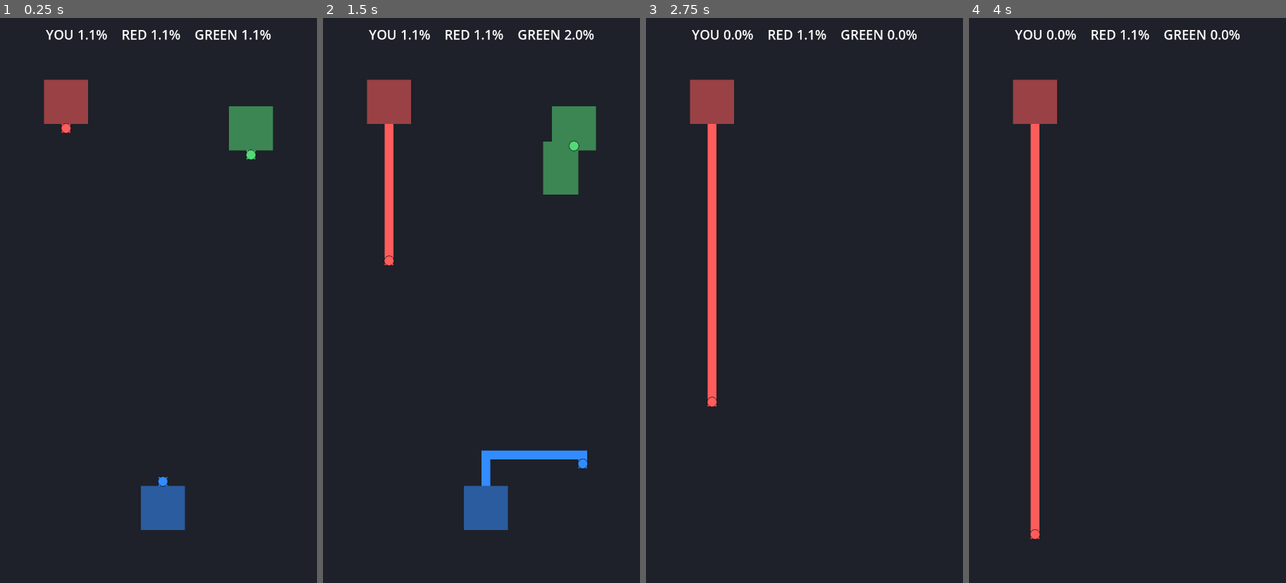
Above: before the commit, frames 1-4 (left to right).
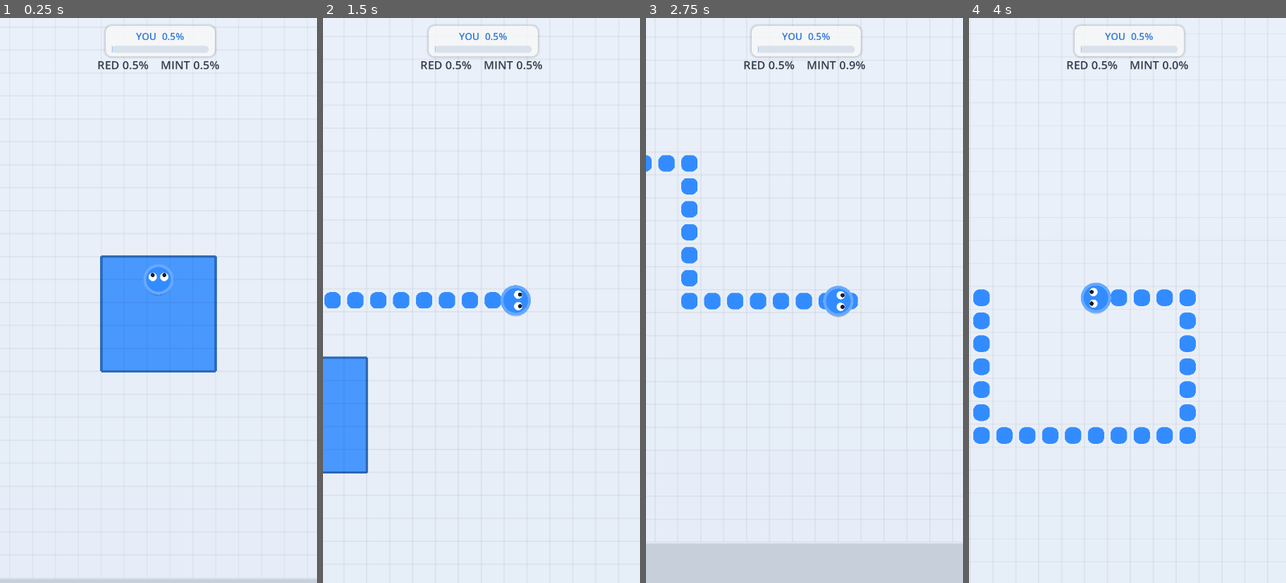
Above: after the commit, the same moments.

Repository: Tourist105/inkland
Game: Godot game, scene res://scenes/Main.tscn
The game is run twice, just before and just after one commit, with the same random seed, the same clock (stepped at 60 frames per second) and the same inputs.
Inputs (mouse positions are in pixels of both pictures, inside the frame that each line leads up to):
- Up to frame 1 (0.25 s): no input
- Up to frame 2 (1.5 s): move the mouse to (551, 272) at 0.52 s; hold Right (ui_right) 0.53-1.25 s; click (551, 272) at 0.67 s; drag from (418, 328) to (465, 413) at 1.27 s
- Up to frame 3 (2.75 s): move the mouse to (836, 176) at 2.02 s; hold Right (ui_right) from 2.03 s (still down)
- Up to frame 4 (4 s): release Right (ui_right) at 2.75 s; drag from (1111, 413) to (1032, 215) at 2.77 s; move the mouse to (1222, 385) at 3.52 s; hold Left (ui_left) from 3.53 s (still down)

The runs differ from the first frame. In frame 1, 100% of the frame differs, in the area x 0-100%, y 0-100%; in frame 2, 100%; in frame 3, 100%; in frame 4, 100%.

Commit message:
Inkland: camera follow+zoom, smooth movement, prettier visuals

Diff:
--- a/scenes/Main.tscn
+++ b/scenes/Main.tscn
@@ -1,17 +1,67 @@
-[gd_scene load_steps=2 format=3]
+[gd_scene load_steps=4 format=3]
 
 [ext_resource type="Script" path="res://scripts/Arena.gd" id="1_arena"]
 
+[sub_resource type="StyleBoxFlat" id="panel_style"]
+bg_color = Color(1, 1, 1, 0.82)
+content_margin_left = 14.0
+content_margin_top = 8.0
+content_margin_right = 14.0
+content_margin_bottom = 8.0
+corner_radius_top_left = 14
+corner_radius_top_right = 14
+corner_radius_bottom_right = 14
+corner_radius_bottom_left = 14
+shadow_color = Color(0, 0, 0, 0.15)
+shadow_size = 6
+
+[sub_resource type="StyleBoxFlat" id="track_style"]
+bg_color = Color(0.85, 0.88, 0.92, 1)
+corner_radius_top_left = 8
+corner_radius_top_right = 8
+corner_radius_bottom_right = 8
+corner_radius_bottom_left = 8
+
 [node name="Arena" type="Node2D"]
 script = ExtResource("1_arena")
+
+[node name="Camera2D" type="Camera2D" parent="."]
 
 [node name="HUD" type="CanvasLayer" parent="."]
 
 [node name="Info" type="Label" parent="HUD"]
 offset_left = 16.0
-offset_top = 16.0
+offset_top = 88.0
 offset_right = 704.0
-offset_bottom = 64.0
-theme_override_font_sizes/font_size = 30
-text = "YOU  RED  GREEN"
+offset_bottom = 124.0
+theme_override_font_sizes/font_size = 26
+text = "RED  MINT"
 horizontal_alignment = 1
+
+[node name="Panel" type="PanelContainer" parent="HUD"]
+offset_left = 240.0
+offset_top = 18.0
+offset_right = 480.0
+offset_bottom = 78.0
+theme_override_styles/panel = SubResource("panel_style")
+
+[node name="VBox" type="VBoxContainer" parent="HUD/Panel"]
+layout_mode = 2
+theme_override_constants/separation = 6
+
+[node name="PctLabel" type="Label" parent="HUD/Panel/VBox"]
+layout_mode = 2
+theme_override_font_sizes/font_size = 22
+text = "YOU  0.0%"
+horizontal_alignment = 1
+
+[node name="Bar" type="PanelContainer" parent="HUD/Panel/VBox"]
+custom_minimum_size = Vector2(220, 16)
+layout_mode = 2
+theme_override_styles/panel = SubResource("track_style")
+
+[node name="Fill" type="ColorRect" parent="HUD/Panel/VBox/Bar"]
+custom_minimum_size = Vector2(0, 16)
+layout_mode = 2
+size_flags_horizontal = 0
+color = Color(0.2, 0.55, 1, 1)
--- a/scripts/Arena.gd
+++ b/scripts/Arena.gd
@@ -9,15 +9,23 @@
 ##
 ## This is the legal, original re-implementation of the territory-capture
 ## mechanic — own code, own art. No assets or trade dress from any other app.
+##
+## Rendering notes: the simulation runs on a fixed grid tick. The view is a
+## Camera2D that smoothly chases the human head, so you play zoomed in on your
+## character rather than seeing the whole board. Heads + trail-fronts are lerped
+## between grid cells across each tick so motion looks fluid, not steppy.
 
 const InkPlayer = preload("res://scripts/Player.gd")
 
-const W := 36
-const H := 64
+const W := 56
+const H := 96
 const CELL := 20.0
-const TICK := 0.08          # seconds the head spends crossing one cell
+const TICK := 0.10          # seconds the head spends crossing one cell
 const RESPAWN := 1.6
 const START_RADIUS := 2
+
+const CAM_ZOOM := 2.6       # >1 zooms in (paper.io-style close view)
+const CAM_LERP := 6.0       # camera follow stiffness
 
 var grid: PackedByteArray          # owner id per cell, 0 = neutral
 var trail_owner: PackedByteArray   # active-trail owner per cell, 0 = none
@@ -26,7 +34,22 @@
 var _accum := 0.0
 var _swipe_start := Vector2.ZERO
 
+# A vibrant-but-original flat palette. Index 0 = neutral (unused as a fill).
+var _palette := [
+	Color(0.20, 0.55, 1.00),   # human  — azure
+	Color(1.00, 0.42, 0.42),   # bot 1  — coral
+	Color(0.30, 0.82, 0.55),   # bot 2  — mint
+]
+# Background & grid tones for a clean modern look.
+const BG_TOP := Color(0.96, 0.97, 0.99)
+const BG_BOT := Color(0.90, 0.93, 0.97)
+const GRID_LINE := Color(0.0, 0.0, 0.0, 0.045)
+const VOID := Color(0.78, 0.81, 0.86)   # outside-the-board frame
+
+@onready var cam: Camera2D = $Camera2D
 @onready var info: Label = $HUD/Info
+@onready var pct_fill: ColorRect = $HUD/Panel/VBox/Bar/Fill
+@onready var pct_label: Label = $HUD/Panel/VBox/PctLabel
 
 func _ready() -> void:
 	grid = PackedByteArray()
@@ -34,6 +57,11 @@
 	trail_owner = PackedByteArray()
 	trail_owner.resize(W * H)
 	_spawn_players()
+	if cam != null:
+		cam.zoom = Vector2(CAM_ZOOM, CAM_ZOOM)
+		cam.position = _cell_center(human.cx, human.cy)
+		cam.make_current()
+	_tint_hud()
 	_update_info()
 
 func idx(x: int, y: int) -> int:
@@ -45,19 +73,17 @@
 func _player(id: int) -> InkPlayer:
 	return players[id - 1]
 
+func _cell_center(x: int, y: int) -> Vector2:
+	return Vector2(x * CELL + CELL * 0.5, y * CELL + CELL * 0.5)
+
 # ---------------------------------------------------------------- spawning ---
 
 func _spawn_players() -> void:
-	var palette := [
-		Color(0.20, 0.55, 1.00),   # human  — blue
-		Color(1.00, 0.36, 0.36),   # bot 1  — red
-		Color(0.33, 0.85, 0.47),   # bot 2  — green
-	]
-	var homes := [Vector2i(W / 2, H - 9), Vector2i(7, 9), Vector2i(W - 8, 12)]
+	var homes := [Vector2i(W / 2, H - 12), Vector2i(9, 12), Vector2i(W - 10, 16)]
 	for i in 3:
 		var p := InkPlayer.new()
 		p.id = i + 1
-		p.color = palette[i]
+		p.color = _palette[i]
 		p.is_human = (i == 0)
 		p.home = homes[i]
 		players.append(p)
@@ -68,6 +94,8 @@
 	p.alive = true
 	p.cx = p.home.x
 	p.cy = p.home.y
+	p.prev_cx = p.cx
+	p.prev_cy = p.cy
 	p.dir = Vector2i.UP if p.is_human else Vector2i.DOWN
 	p.pending_dir = Vector2i.ZERO
 	p.is_out = false
@@ -85,7 +113,12 @@
 	while _accum >= TICK:
 		_accum -= TICK
 		_tick()
+	_update_camera(delta)
 	queue_redraw()
+
+## 0..1 progress of the current head through the cell it is moving into.
+func _tick_alpha() -> float:
+	return clampf(_accum / TICK, 0.0, 1.0)
 
 func _tick() -> void:
 	for p in players:
@@ -103,6 +136,10 @@
 	if p.pending_dir != Vector2i.ZERO and p.pending_dir != -p.dir:
 		p.dir = p.pending_dir
 	p.pending_dir = Vector2i.ZERO
+
+	# Record where we were, for visual interpolation this tick.
+	p.prev_cx = p.cx
+	p.prev_cy = p.cy
 
 	var nx := p.cx + p.dir.x
 	var ny := p.cy + p.dir.y
@@ -236,6 +273,22 @@
 				human.pending_dir = Vector2i.DOWN if d.y > 0.0 else Vector2i.UP
 			_swipe_start = event.position
 
+# ------------------------------------------------------------------- camera --
+
+func _update_camera(delta: float) -> void:
+	if cam == null or human == null:
+		return
+	# Follow the human's *interpolated* head so the camera glides.
+	var target := _head_visual(human)
+	var t := clampf(CAM_LERP * delta, 0.0, 1.0)
+	cam.position = cam.position.lerp(target, t)
+
+## The smoothed on-screen position of a player's head this frame.
+func _head_visual(p: InkPlayer) -> Vector2:
+	var from := _cell_center(p.prev_cx, p.prev_cy)
+	var to := _cell_center(p.cx, p.cy)
+	return from.lerp(to, _tick_alpha())
+
 # ------------------------------------------------------------------- render --
 
 func _update_info() -> void:
@@ -244,27 +297,135 @@
 		counts[grid[i]] += 1
 	var total := float(W * H)
 	if info != null:
-		info.text = "YOU %.1f%%    RED %.1f%%    GREEN %.1f%%" % [
-			counts[1] / total * 100.0,
+		info.text = "RED %.1f%%    MINT %.1f%%" % [
 			counts[2] / total * 100.0,
 			counts[3] / total * 100.0,
 		]
+	var you: float = float(counts[1]) / total * 100.0
+	if pct_label != null:
+		pct_label.text = "YOU  %.1f%%" % you
+	if pct_fill != null:
+		# Bar fill width tracks the human's share (0..100% of a 220px track).
+		pct_fill.custom_minimum_size = Vector2(220.0 * clampf(you / 100.0, 0.0, 1.0), 16.0)
+
+func _tint_hud() -> void:
+	if info != null:
+		info.add_theme_color_override("font_color", Color(0.20, 0.23, 0.30))
+	if pct_label != null:
+		pct_label.add_theme_color_override("font_color", _palette[0].darkened(0.15))
+	if pct_fill != null:
+		pct_fill.color = _palette[0]
 
 func _draw() -> void:
-	draw_rect(Rect2(0, 0, W * CELL, H * CELL), Color(0.12, 0.13, 0.16))
+	var board := Rect2(0, 0, W * CELL, H * CELL)
+	# Void frame behind/around the board.
+	draw_rect(Rect2(-CELL * 4, -CELL * 4, board.size.x + CELL * 8, board.size.y + CELL * 8), VOID)
+	# Soft vertical gradient background for the playfield.
+	_draw_vgradient(board, BG_TOP, BG_BOT)
+
+	# Territory fills (flat) plus a darker outline on each region's exposed
+	# edges — gives a clean, modern, slightly rounded silhouette.
 	for y in range(H):
 		for x in range(W):
 			var o := grid[idx(x, y)]
-			if o != 0:
-				var col: Color = players[o - 1].color
-				col.a = 0.55
-				draw_rect(Rect2(x * CELL, y * CELL, CELL, CELL), col)
+			if o == 0:
+				continue
+			var base: Color = players[o - 1].color
+			var fill := base
+			fill.a = 0.88
+			draw_rect(Rect2(x * CELL, y * CELL, CELL, CELL), fill)
+	_draw_region_outlines()
+
+	# Subtle grid lines for the paper-grid feel (drawn over fills, faint).
+	for x in range(W + 1):
+		draw_line(Vector2(x * CELL, 0), Vector2(x * CELL, H * CELL), GRID_LINE, 1.0)
+	for y in range(H + 1):
+		draw_line(Vector2(0, y * CELL), Vector2(W * CELL, y * CELL), GRID_LINE, 1.0)
+
+	# Active trails: bright, rounded, slightly inset.
 	for i in trail_owner.size():
 		var t := trail_owner[i]
 		if t != 0:
-			draw_rect(Rect2((i % W) * CELL, (i / W) * CELL, CELL, CELL), players[t - 1].color)
+			var c: Color = players[t - 1].color
+			var x := i % W
+			var y := i / W
+			var pad := CELL * 0.14
+			_draw_rounded(Rect2(x * CELL + pad, y * CELL + pad, CELL - pad * 2, CELL - pad * 2), c, CELL * 0.28)
+
+	# Heads — interpolated, with a soft drop shadow and (for the human) a face.
 	for p in players:
 		if p.alive:
-			var c := Vector2(p.cx * CELL + CELL * 0.5, p.cy * CELL + CELL * 0.5)
-			draw_circle(c, CELL * 0.55, p.color)
-			draw_circle(c, CELL * 0.55, Color(0, 0, 0, 0.5), false, 2.0)
+			_draw_head(p)
+
+func _draw_head(p: InkPlayer) -> void:
+	var c := _head_visual(p)
+	var r := CELL * 0.6
+	# Shadow.
+	draw_circle(c + Vector2(0, r * 0.18), r, Color(0, 0, 0, 0.16))
+	# Body.
+	draw_circle(c, r, p.color)
+	draw_circle(c, r, p.color.lightened(0.25), false, 2.5)
+	if p.is_human:
+		_draw_face(c, r, p.dir)
+
+## Two simple eyes that look in the direction of travel — original, genre-typical.
+func _draw_face(c: Vector2, r: float, dir: Vector2i) -> void:
+	var look := Vector2(dir.x, dir.y)
+	if look == Vector2.ZERO:
+		look = Vector2.UP
+	# Perpendicular axis to place the two eyes side by side.
+	var perp := Vector2(-look.y, look.x)
+	var eye_off := perp * r * 0.42
+	var fwd := look * r * 0.18
+	var eye_r := r * 0.30
+	var pupil_r := r * 0.15
+	var pupil_shift := look * eye_r * 0.45
+	for s: float in [1.0, -1.0]:
+		var ec: Vector2 = c + eye_off * s + fwd
+		draw_circle(ec, eye_r, Color.WHITE)
+		draw_circle(ec + pupil_shift, pupil_r, Color(0.10, 0.12, 0.18))
+
+# --- drawing helpers ---------------------------------------------------------
+
+func _draw_vgradient(rect: Rect2, top: Color, bot: Color) -> void:
+	# Cheap vertical gradient via a few horizontal bands.
+	var bands := 24
+	var bh := rect.size.y / bands
+	for b in range(bands):
+		var ct := top.lerp(bot, float(b) / float(bands - 1))
+		draw_rect(Rect2(rect.position.x, rect.position.y + b * bh, rect.size.x, bh + 1.0), ct)
+
+func _owned(x: int, y: int, owner: int) -> bool:
+	return in_bounds(x, y) and grid[idx(x, y)] == owner
+
+## Draw a darker border line along every edge where an owned cell meets a cell
+## of a different owner. Cheap, robust, and gives each region a crisp outline.
+func _draw_region_outlines() -> void:
+	for y in range(H):
+		for x in range(W):
+			var o := grid[idx(x, y)]
+			if o == 0:
+				continue
+			var edge: Color = players[o - 1].color.darkened(0.30)
+			edge.a = 0.9
+			var ox := x * CELL
+			var oy := y * CELL
+			if not _owned(x, y - 1, o):
+				draw_line(Vector2(ox, oy), Vector2(ox + CELL, oy), edge, 2.0)
+			if not _owned(x, y + 1, o):
+				draw_line(Vector2(ox, oy + CELL), Vector2(ox + CELL, oy + CELL), edge, 2.0)
+			if not _owned(x - 1, y, o):
+				draw_line(Vector2(ox, oy), Vector2(ox, oy + CELL), edge, 2.0)
+			if not _owned(x + 1, y, o):
+				draw_line(Vector2(ox + CELL, oy), Vector2(ox + CELL, oy + CELL), edge, 2.0)
+
+## A rounded-rect fill approximated by a plus-shape of two rects plus corner
+## discs — used for trail segments so the active line reads soft, not blocky.
+func _draw_rounded(rect: Rect2, col: Color, r: float) -> void:
+	r = minf(r, minf(rect.size.x, rect.size.y) * 0.5)
+	draw_rect(Rect2(rect.position.x + r, rect.position.y, rect.size.x - 2 * r, rect.size.y), col)
+	draw_rect(Rect2(rect.position.x, rect.position.y + r, rect.size.x, rect.size.y - 2 * r), col)
+	draw_circle(rect.position + Vector2(r, r), r, col)
+	draw_circle(rect.position + Vector2(rect.size.x - r, r), r, col)
+	draw_circle(rect.position + Vector2(r, rect.size.y - r), r, col)
+	draw_circle(rect.position + Vector2(rect.size.x - r, rect.size.y - r), r, col)
--- a/scripts/Player.gd
+++ b/scripts/Player.gd
@@ -20,3 +20,9 @@
 var trail: Array[Vector2i] = []
 
 var respawn_in: float = 0.0
+
+## Visual interpolation: previous cell the head occupied last tick.
+## The renderer lerps from (prev_cx, prev_cy) to (cx, cy) across one TICK so
+## movement reads as fluid even though the sim is locked to the grid.
+var prev_cx: int = 0
+var prev_cy: int = 0
